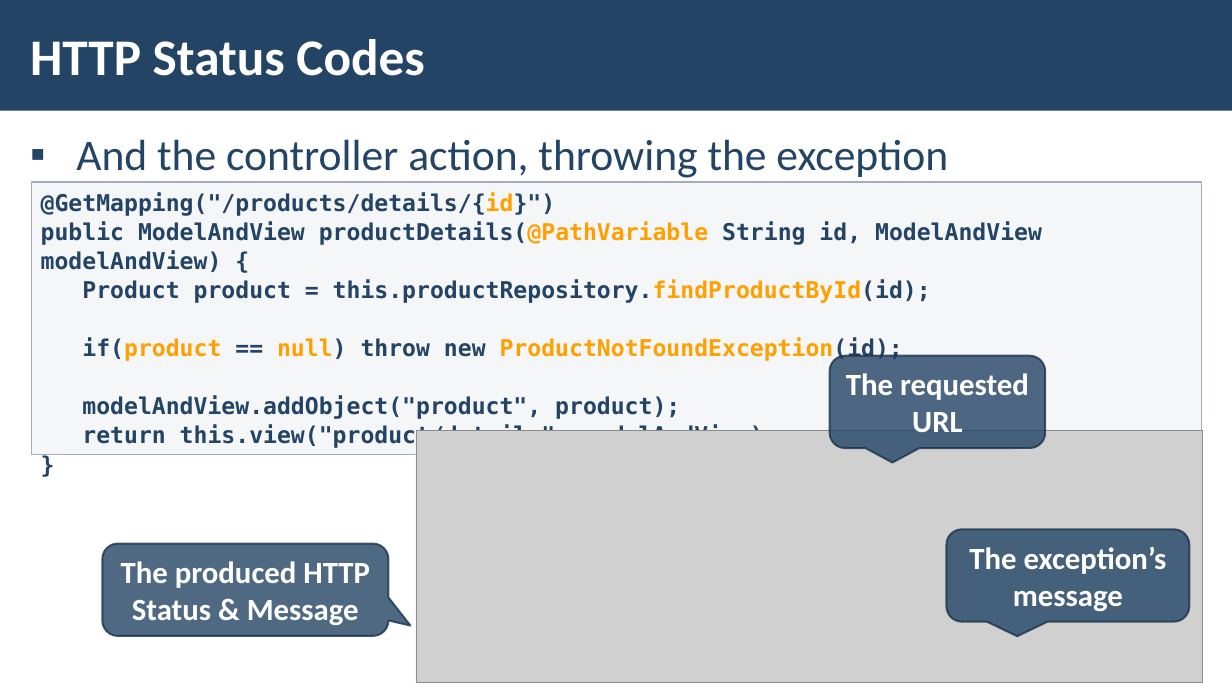
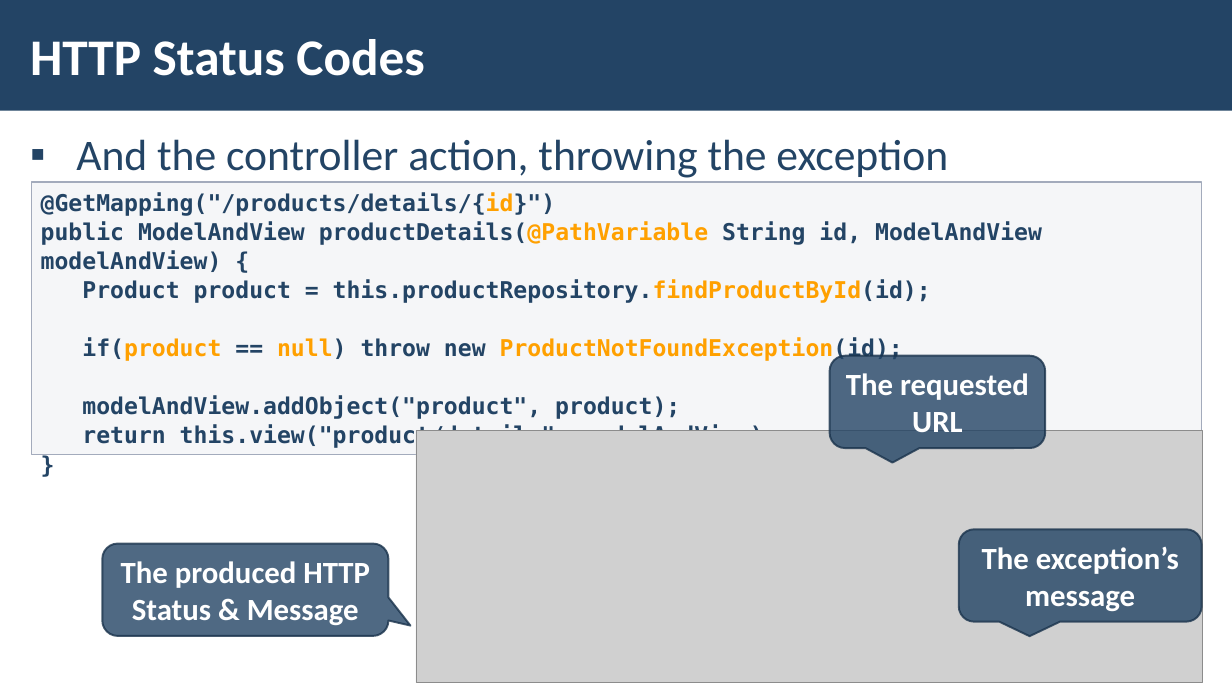
Before and after one commit to pnkosev/java-spring, a slide deck: slide 9 of ++presentations/05. Java-MVC-Frameworks-Error-Handling.pptx. Drawn at 1232x693 pixels with LibreOffice and Linux fonts; fonts in the diff are those of the drawing; grey boxes stand for pictures; background and template pictures are left out. Boxes give left, top, right and bottom in pixels: in the first picture for what was removed or moved away, otherwise in the second. Text is boxed around its words. In the diff, an @@ line names an element or a change of style, - is before the commit and + after.

```diff
--- a/++presentations/05. Java-MVC-Frameworks-Error-Handling.pptx
+++ b/++presentations/05. Java-MVC-Frameworks-Error-Handling.pptx
@@ rounded speech box "The exception’s message": place and size @@
-rounded speech box "The exception’s message" at [946, 530, 1189, 622]
+rounded speech box "The exception’s message" at [959, 530, 1202, 622]
```
Also in this commit, not shown: 9 other slides changed, 2 other files.
